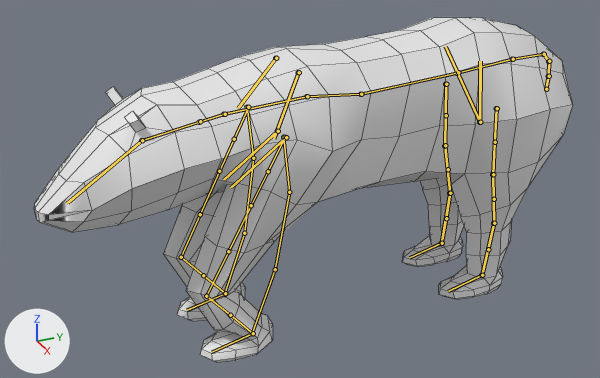
An edit to the Blender file Assets/Models/polar_bear_blender.blend, drawn before and after from the same camera.
The view is the same before and after, from a camera (50 mm lens) standing at (2.65, -1.29, 1.87) and looking at (-0.03, -0.09, 0.53). Every picture has the same lights, and +X, +Y and +Z are marked at lower left. The bones that bend it are drawn over the model as lines. Mesh edges are drawn as thin lines.

The first picture shows 'Bear'.
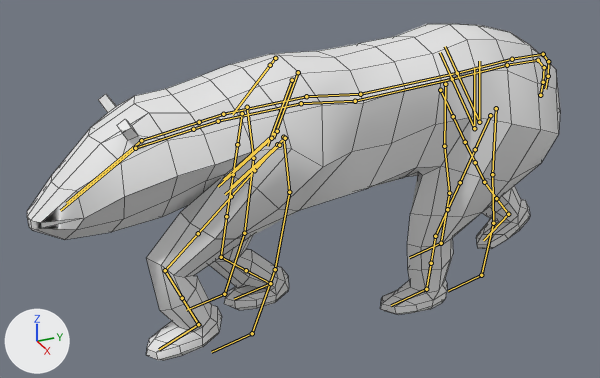
The newer file adds an action. The first version stands in its rest pose; the second is drawn at frame 1 of the action 'Stop'.

What differs and where, as boxes [x1, y1, x2, y2] in the pictures (600 x 378 px):
'Bear', posed: before [34, 17, 573, 362]; after [27, 24, 560, 360]

The edits, one by one:
Bone 'torso' (bone_torso) moves from (0.0, 0.0, 0.0) to (0.0, -0.027, -0.023).
Bone 'foot_heel_ik.L' (bone_foot_heel_ik_l) turns from (0, 0, 0) to (17, 1, -6) degrees about its own x, y and z.
Bone 'foot_heel_ik.R' (bone_foot_heel_ik_r) turns from (0, 0, 0) to (10, 6, 0) degrees about its own x, y and z.
Bone 'front_foot_ik.L' (bone_front_foot_ik_l) moves from (0.0, 0.0, 0.0) to (0.0, -0.202, 0.068).
Bone 'front_foot_ik.L' (bone_front_foot_ik_l) turns from (0, 0, 0) to (11, 0, 0) degrees about its own x, y and z.
Bone 'front_foot_ik.R' (bone_front_foot_ik_r) moves from (0.0, 0.0, 0.0) to (0.0, 0.2, 0.0).
Bone 'foot_ik.L' (bone_foot_ik_l) moves from (0.0, 0.0, 0.0) to (0.0, -0.28, 0.0).
Bone 'foot_ik.R' (bone_foot_ik_r) moves from (0.0, 0.0, 0.0) to (0.0, 0.4, 0.0).
Bone 'foot_ik.R' (bone_foot_ik_r) turns from (0, 0, 0) to (28, 0, 0) degrees about its own x, y and z.
